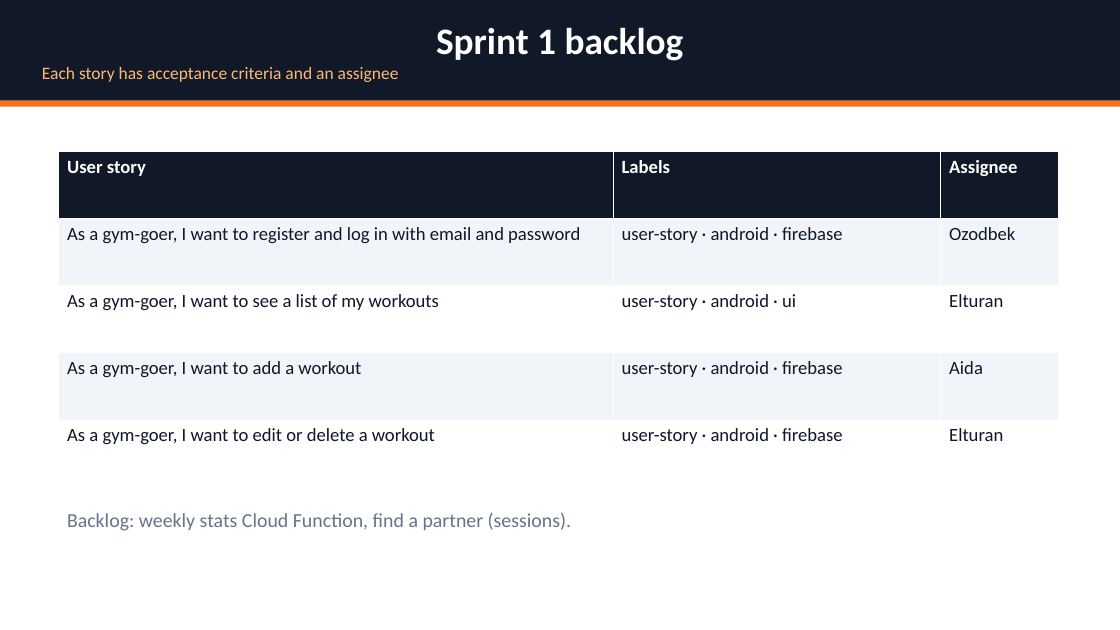
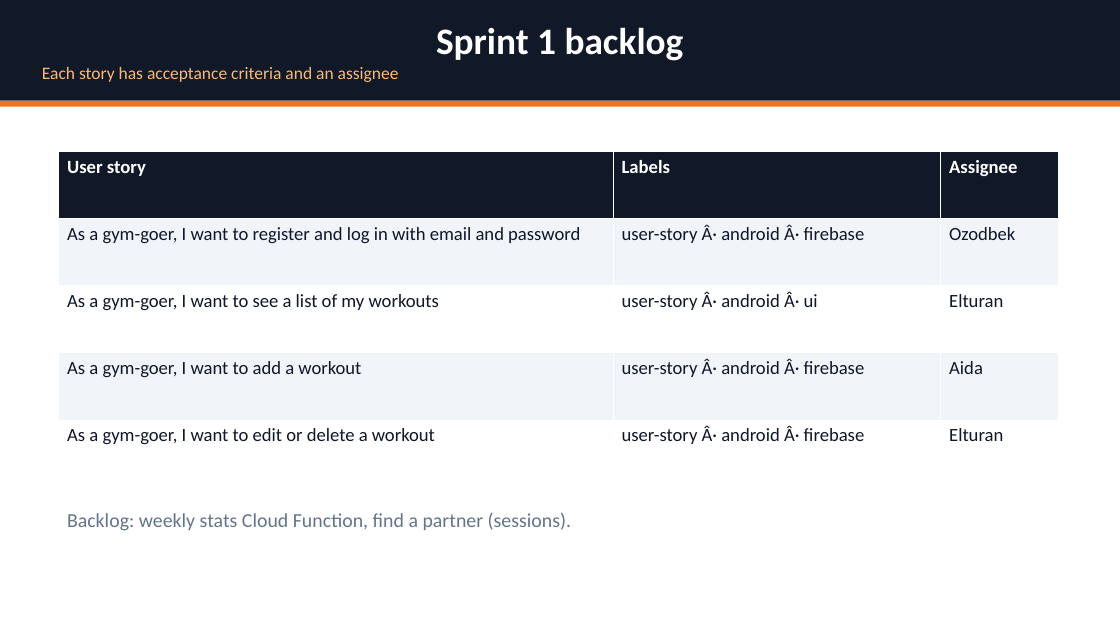
Before and after one commit to Ozodiy/gymbuddy-app, a slide deck: slide 9 of docs/presentation/GymBuddy_Lab1_Presentation.pptx (slide 10 before the commit). Drawn at 1120x630 pixels with LibreOffice and Linux fonts; fonts in the diff are those of the drawing. Boxes give left, top, right and bottom in pixels: in the first picture for what was removed or moved away, otherwise in the second. Text is boxed around its words. In the diff, an @@ line names an element or a change of style, - is before the commit and + after.

```diff
--- a/docs/presentation/GymBuddy_Lab1_Presentation.pptx
+++ b/docs/presentation/GymBuddy_Lab1_Presentation.pptx
@@ table at bbox=[59, 151, 1059, 487] @@
-row 2, column 2: user-story · android · firebase
+row 2, column 2: user-story Â· android Â· firebase
-row 3, column 2: user-story · android · ui
+row 3, column 2: user-story Â· android Â· ui
-row 4, column 2: user-story · android · firebase
+row 4, column 2: user-story Â· android Â· firebase
-row 5, column 2: user-story · android · firebase
+row 5, column 2: user-story Â· android Â· firebase
```
Also in this commit, not shown: 12 other slides changed, 2 slides removed, 7 other files.
